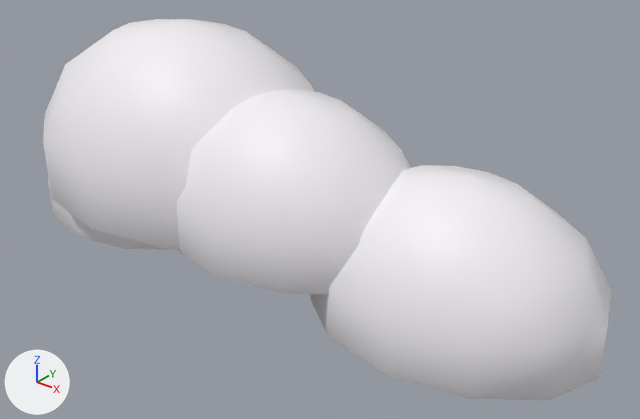
The FBX model Assets/Art/Models/Environment/Sky/Cloud_02.fbx: old version first, new version second.
Camera for both pictures: a 50 mm lens placed at (4.38, -4.73, 3.6), pointed at (0.52, 0.09, 0.61). Arrows for +X, +Y and +Z are at lower left; the lights stay in place. The older version comes first. Where no turn or scale is listed for an object, it has been applied to the vertices.

The first picture shows 'Cloud_02'.
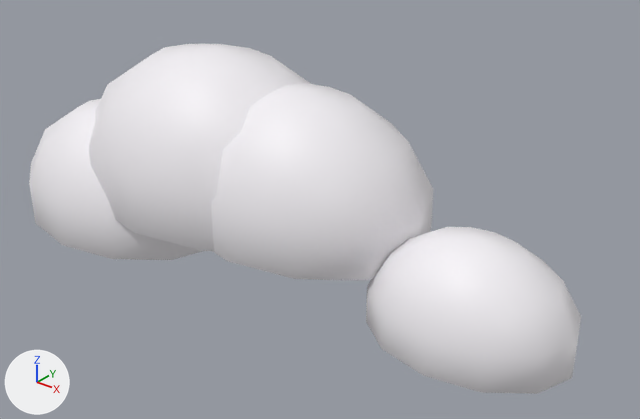
Location of each change, (x1, y1, x2, y2) in pixels of the pictures (640 x 419 px; the box of a moved part takes in the faces that stretch with it):
'Cloud_02', reshaped (8% shorter)
    before: (43, 19, 611, 400)
    after: (29, 44, 581, 394)
part 1 of me_cloud_02, moved or reshaped
    before: (48, 178, 177, 250)
    after: (29, 99, 202, 260)
part 2 of me_cloud_02, moved or reshaped
    before: (43, 19, 315, 250)
    after: (89, 44, 311, 251)
part 3 of me_cloud_02, moved or reshaped
    before: (177, 89, 411, 294)
    after: (211, 83, 434, 280)
part 4 of me_cloud_02, moved or reshaped
    before: (310, 165, 611, 400)
    after: (366, 227, 581, 394)

Patch to the scene script:
```diff
--- a/Assets/Art/Models/Environment/Sky/Cloud_02.fbx.py
+++ b/Assets/Art/Models/Environment/Sky/Cloud_02.fbx.py
@@ me_cloud_02 @@
 # used by ob_cloud_02; location = (0.0, 0.0, 0.0)
-me_cloud_02.from_pydata(...)  # 296 vertices, 336 faces; spans x -2.44..2.84, y -1.04..1.1, z 0.0..1.88
+me_cloud_02.from_pydata(...)  # 296 vertices, 336 faces; spans x -2.48..2.69, y -0.94..1.03, z 0.0..1.71
+# me_cloud_02 part 1: the loose piece of 74 vertices spanning x -2.44..-0.48, y -0.75..0.72, z 0.0..1.05 is scaled about its middle by 1.07, then moved by (0.03, -0.14, 0.04)
+# me_cloud_02 part 2: the loose piece of 74 vertices spanning x -2.27..0.58, y -1.04..1.1, z 0.35..1.88 is scaled about its middle by 0.888, then moved by (0.29, 0.06, -0.09)
+# me_cloud_02 part 3: the loose piece of 74 vertices spanning x -0.77..1.48, y -0.92..0.76, z 0.35..1.56 is scaled about its middle by 0.987, then moved by (-0.05, 0.19, -0.01)
+# me_cloud_02 part 4: the loose piece of 74 vertices spanning x 0.6..2.84, y -0.73..0.95, z 0.0..1.21 is scaled about its middle by 0.698, then moved by (0.19, -0.08, -0.18)
 me_cloud_02.materials.append(mat_m_env_cloud)
```
